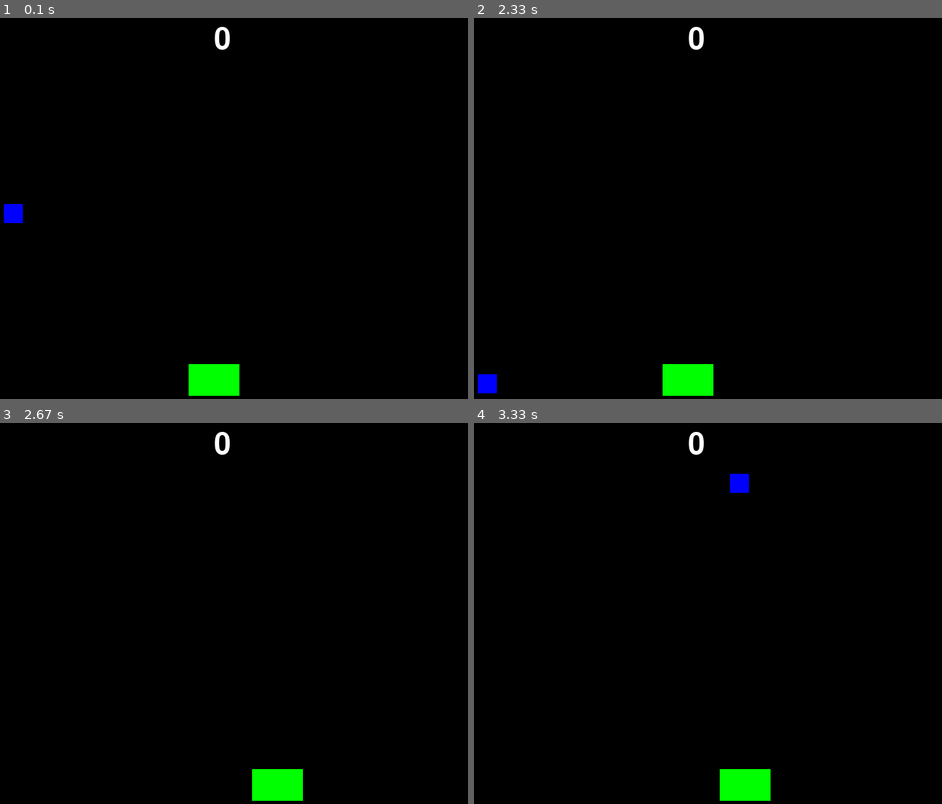
Above: before the commit, frames 1-4 (two rows, left to right).
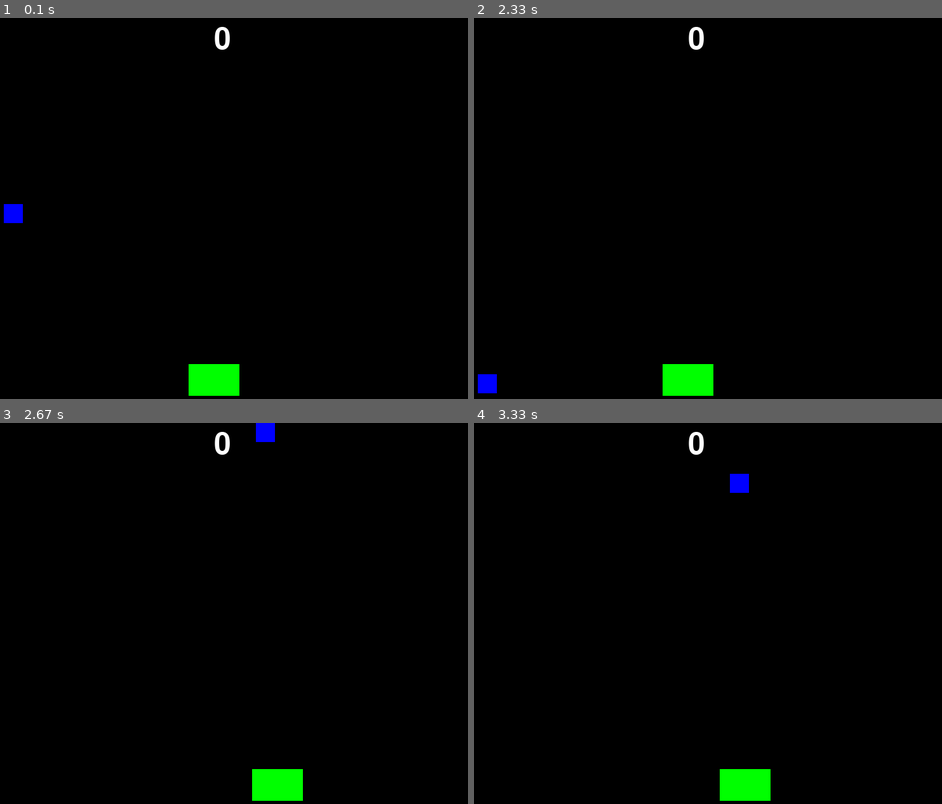
Above: after the commit, the same moments.

Repository: Batrin/CatchFruits
Game: pygame game, started from CatchFruits.py
Same seed, same stepped clock (60 frames per second), same inputs: the game is played once before the commit and once after it.
Inputs:
- Up to frame 1 (0.1 s): no input
- Up to frame 2 (2.33 s): hold Right 0.33-0.8 s; hold Right 0.83-1.3 s; hold Left 1.33-1.87 s; hold Left 1.9-2.3 s
- Up to frame 3 (2.67 s): hold Right from 2.33 s (still down)
- Up to frame 4 (3.33 s): release Right at 2.97 s; hold Left from 3 s (still down)

Frames 1-2 are identical in both runs. In frame 3, 0.2% of the frame differs, in the area x 54-59%, y 0-5%; in frame 4, nothing differs.

Commit message:
Changed speed of basket

Diff:
--- a/CatchFruits.py
+++ b/CatchFruits.py
@@ -15,7 +15,10 @@
 SCORE = 0
 fruitsCounter = 0
 SCORE_STR = "Your score is : "
+BASKET_SPEED = 10
+SECOND_LEVEL_BASKET_SPEED = 15
 
+#класс корзинки
 class Basket(pygame.sprite.Sprite):
     def __init__(self):
         pygame.sprite.Sprite.__init__(self)
@@ -23,17 +26,9 @@
         self.image.fill(GREEN)
         self.rect = self.image.get_rect()
         self.rect.center = (WIDTH / 2 , HEIGHT -30)
-    def update(self):
-            if event.type == pygame.KEYDOWN:
-                if event.key == pygame.K_LEFT:
-                    self.rect.x -= 10
-                if event.key == pygame.K_RIGHT:
-                    self.rect.x += 10
-                if self.rect.left > WIDTH :
-                    self.rect.x = 0
-                if self.rect.right < 0 :
-                    self.rect.x = WIDTH
 
+
+#класс фрукта
 class Fruits(pygame.sprite.Sprite):
 
     def __init__(self):
@@ -43,15 +38,8 @@
         self.rect = self.image.get_rect()
         self.rect.center = (randint(0, WIDTH) , HEIGHT / 2)
 
-    def update(self):
-        if fruitsCounter < 5 :
-            self.rect.y += 4
-        elif (fruitsCounter >= 5 and fruitsCounter <= 15):
-            self.rect.y += 7
-        elif (fruitsCounter > 15 and fruitsCounter <= 25):
-            self.rect.y += 9
-        elif fruitsCounter > 25:
-            self.rect.y += 12
+
+
 
 pygame.init()
 font = pygame.font.Font(None, 70)
@@ -72,6 +60,28 @@
     for event in pygame.event.get():
         if event.type == pygame.QUIT:
             running = False
+
+    #изменение скорости фруктов в зависимости от счетчика фруктов
+    if fruitsCounter < 5 :
+        fruit.rect.y += 4
+    elif (fruitsCounter >= 5 and fruitsCounter <= 15):
+        fruit.rect.y += 7
+        BASKET_SPEED = SECOND_LEVEL_BASKET_SPEED
+    elif (fruitsCounter > 15 and fruitsCounter <= 25):
+        fruit.rect.y += 9
+    elif fruitsCounter > 25:
+        fruit.rect.y += 12
+
+    #отлавливание нажатий на кнопки движения корзинки
+    if event.type == pygame.KEYDOWN:
+        if event.key == pygame.K_LEFT:
+            basket.rect.x -= BASKET_SPEED
+        if event.key == pygame.K_RIGHT:
+            basket.rect.x += BASKET_SPEED
+        if basket.rect.left > WIDTH :
+            basket.rect.x = 0
+        if basket.rect.right < 0 :
+            basket.rect.x = WIDTH
 
     #проверка на то, что фрукт попал в корзинку
     if (fruit.rect.left > basket.rect.left and
